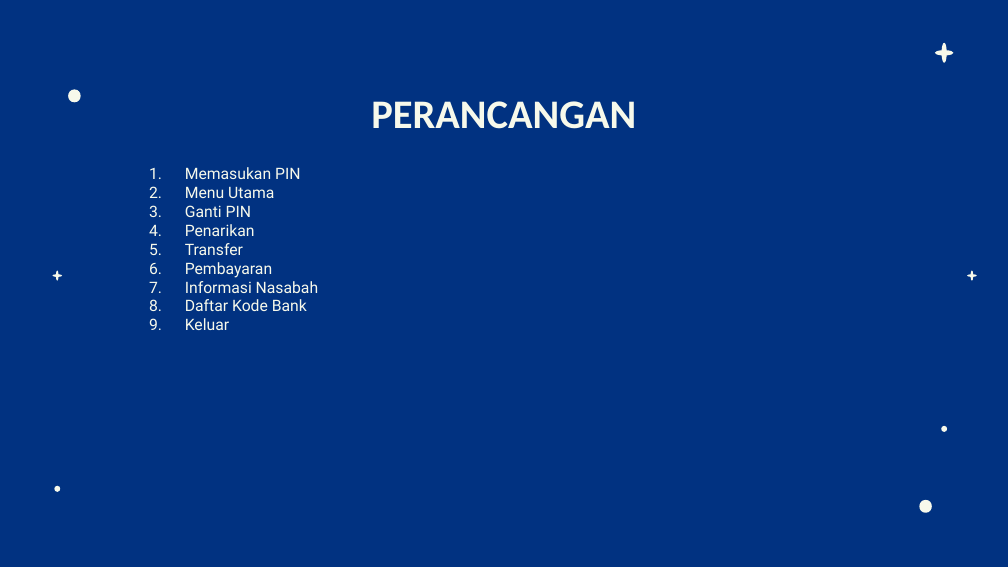
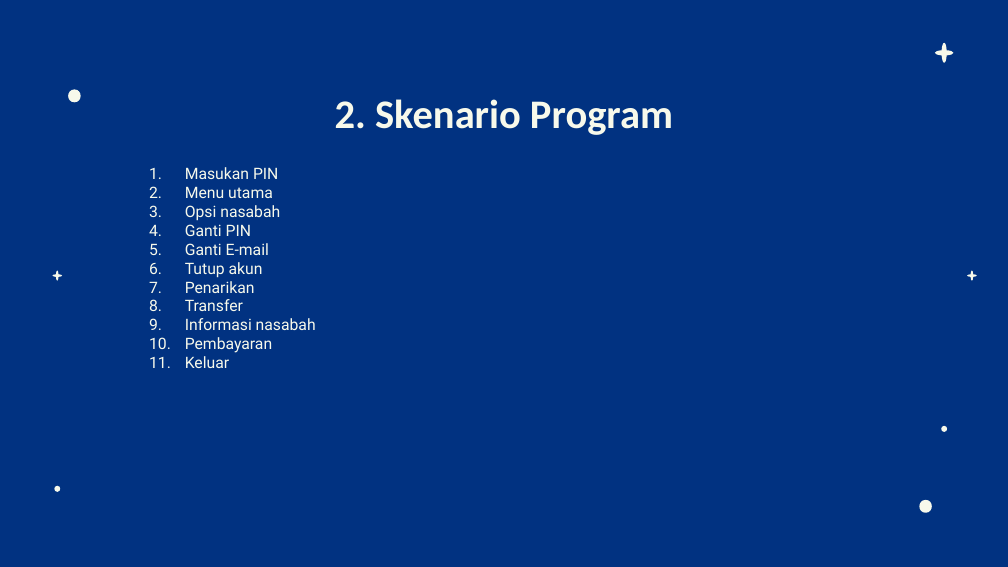
Before and after one commit to fikrihidayatulloh16/Tubesatm13, a slide deck: slide 4 of PPT KELOMPOK 13 ATM.pptx (slide 3 before the commit). Drawn at 1008x567 pixels with LibreOffice and Linux fonts; fonts in the diff are those of the drawing. Boxes give left, top, right and bottom in pixels: in the first picture for what was removed or moved away, otherwise in the second. Text is boxed around its words. In the diff, an @@ line names an element or a change of style, - is before the commit and + after.

```diff
--- a/PPT KELOMPOK 13 ATM.pptx
+++ b/PPT KELOMPOK 13 ATM.pptx
@@ title at <box>335,99,673,135</box>: text changed @@
-PERANCANGAN
+2. Skenario Program
@@ text at <box>185,167,280,221</box>: text changed @@
-1. Memasukan PIN
-2. Menu Utama
+1. Masukan PIN
+2. Menu utama
+3. Opsi nasabah
@@ text at <box>185,243,269,278</box>: paragraphs added @@
+5. Ganti E-mail
+6. Tutup akun
@@ text at <box>185,281,318,311</box>: paragraphs removed @@
-7. Informasi Nasabah
-8. Daftar Kode Bank
@@ text at <box>185,318,316,330</box>: paragraph added @@
+9. Informasi nasabah
```
Also in this commit, not shown: 3 other slides changed, 9 slides added, 1 other file.
